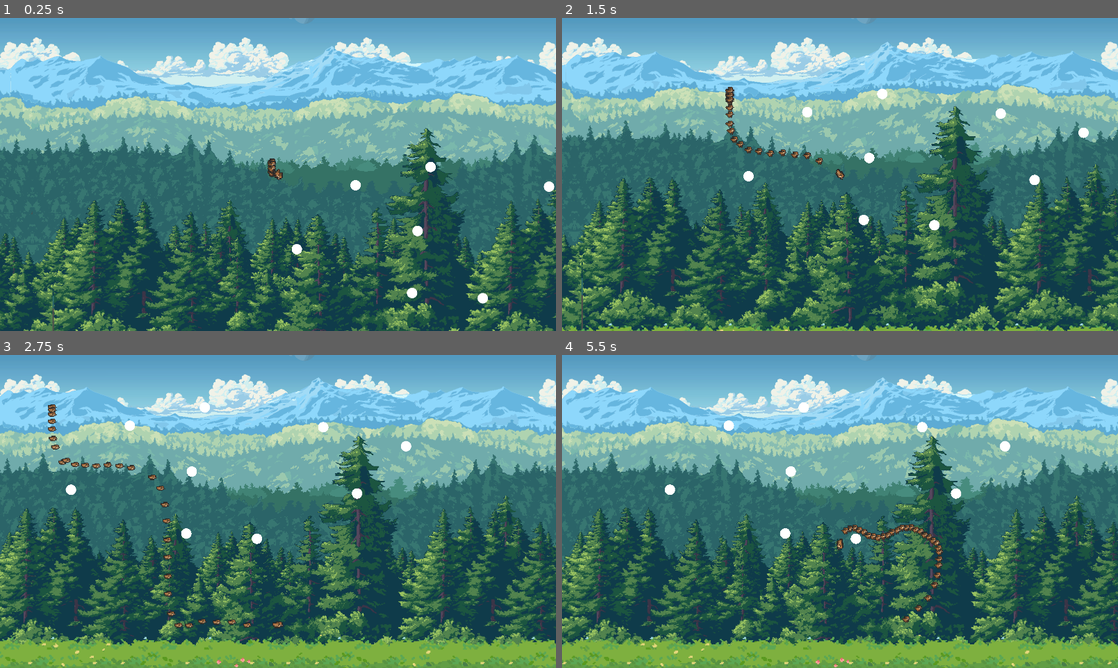
Above: before the commit, frames 1-4 (two rows, left to right).
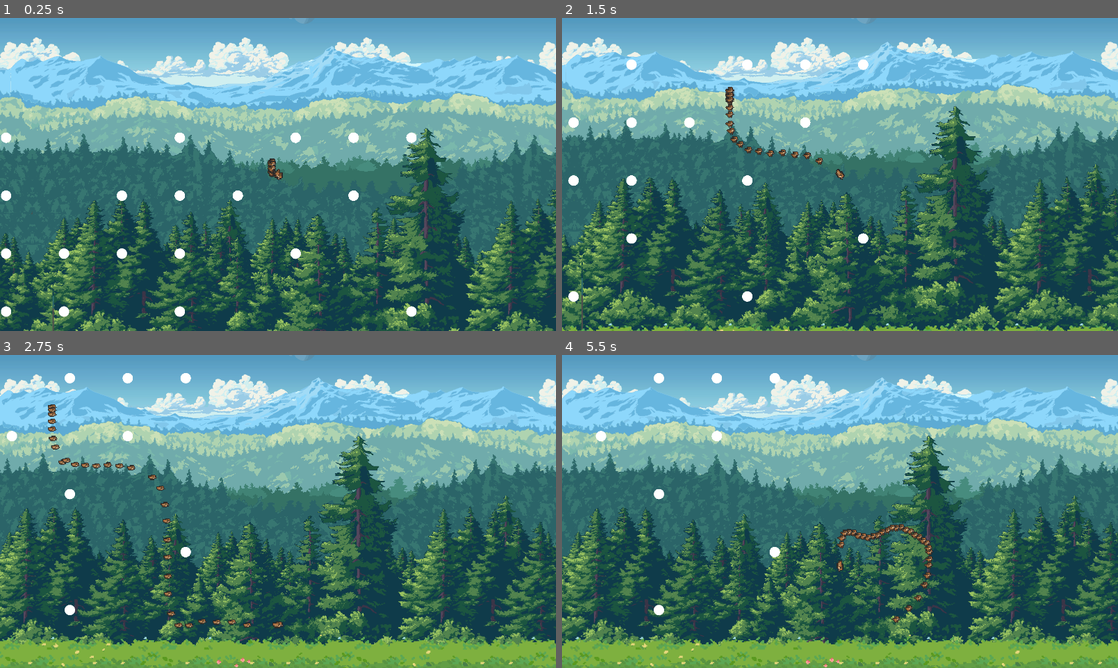
Above: after the commit, the same moments.

Repository: zalt00/sslip2
Game: Godot game, scene res://bird_stuff/bird_scene.tscn
The game is run twice, just before and just after one commit, with the same random seed, the same clock (stepped at 60 frames per second) and the same inputs. This scene is started directly instead of the project's main scene.
Inputs (mouse positions are in pixels of both pictures, inside the frame that each line leads up to):
- Up to frame 1 (0.25 s): no input
- Up to frame 2 (1.5 s): move the mouse to (962, 158) at 0.52 s; hold D (move_right) 0.53-1.28 s; right-click (962, 158) at 0.6 s; move the mouse to (728, 190) at 1.27 s; hold S (move_down) from 1.28 s (still down); click (728, 190) at 1.35 s
- Up to frame 3 (2.75 s): move the mouse to (333, 442) at 2.02 s; release S (move_down) at 2.03 s; hold D (move_right) from 2.03 s (still down); right-click (333, 442) at 2.1 s
- Up to frame 4 (5.5 s): move the mouse to (812, 574) at 2.77 s; release D (move_right) at 2.78 s; hold W (move_up) 2.78-3.53 s; click (812, 574) at 2.85 s; move the mouse to (1006, 558) at 3.52 s; hold A (move_left) 3.53-5.03 s; right-click (1006, 558) at 3.6 s; move the mouse to (673, 464) at 4.27 s; click (673, 464) at 4.35 s; move the mouse to (867, 511) at 5.02 s; hold S (move_down) from 5.03 s (still down); right-click (867, 511) at 5.1 s

The runs differ from the first frame. In frame 1, 1.3% of the frame differs, in the area x 0-100%, y 36-96%; in frame 2, 1.2%; in frame 3, 0.8%; in frame 4, 22%, in the area x 0-100%, y 5-100%.

Commit message:
Adds an enemy spawner

Diff:
--- a/bird_stuff/bird.gd
+++ b/bird_stuff/bird.gd
@@ -1,4 +1,8 @@
 extends CharacterBody2D
+
+signal enemy_killed
+
+@export var enemy_spawner: Node2D
 
 @onready var chick_scene = preload("res://bird_stuff/chick.tscn")
 #@onready var collision_polygon_2d: CollisionPolygon2D = $Area2D/CollisionPolygon2D
@@ -115,8 +119,9 @@
 
 	for body in $Area2D.get_overlapping_bodies():
 		if is_instance_of(body, Mechant):
+			enemy_killed.emit(body)
 			body.queue_free()
-			velocity += velocity.normalized() * 50.
+			velocity += velocity.normalized() * 25.
 
 			if !$flap_small.is_playing():
 				$flap_small.pitch_scale = randf_range(0.9, 1.1)
--- a/bird_stuff/bird_scene.tscn
+++ b/bird_stuff/bird_scene.tscn
@@ -2,7 +2,7 @@
 
 [ext_resource type="PackedScene" uid="uid://damtoyykw2oh0" path="res://bird_stuff/bird.tscn" id="1_f3jpm"]
 [ext_resource type="PackedScene" uid="uid://habmaxiu65e1" path="res://bird_stuff/parallax_background.tscn" id="2_ne2dn"]
-[ext_resource type="PackedScene" uid="uid://dnv75xiahetys" path="res://bird_stuff/mechant.tscn" id="9_hul3y"]
+[ext_resource type="PackedScene" uid="uid://bqpd7u37258pa" path="res://bird_stuff/enemy_spawner.tscn" id="4_1mmr7"]
 
 [node name="BirdScene" type="Node2D"]
 
@@ -10,37 +10,15 @@
 position = Vector2(339, 107)
 limit_bottom = 1000
 
-[node name="Bird" parent="." instance=ExtResource("1_f3jpm")]
+[node name="Bird" parent="." node_paths=PackedStringArray("enemy_spawner") instance=ExtResource("1_f3jpm")]
 position = Vector2(339, 107)
+enemy_spawner = NodePath("../EnemySpawner")
 
 [node name="RemoteTransform2D" type="RemoteTransform2D" parent="Bird"]
 remote_path = NodePath("../../Camera2D")
 
 [node name="ParallaxBackground" parent="." instance=ExtResource("2_ne2dn")]
 
-[node name="Node2D2" parent="." instance=ExtResource("9_hul3y")]
-position = Vector2(866, 101)
+[node name="EnemySpawner" parent="." instance=ExtResource("4_1mmr7")]
 
-[node name="Node2D3" parent="." instance=ExtResource("9_hul3y")]
-position = Vector2(821, 322)
-
-[node name="Node2D4" parent="." instance=ExtResource("9_hul3y")]
-position = Vector2(1561, 235)
-
-[node name="Node2D5" parent="." instance=ExtResource("9_hul3y")]
-position = Vector2(802, 536)
-
-[node name="Node2D6" parent="." instance=ExtResource("9_hul3y")]
-position = Vector2(404, 385)
-
-[node name="Node2D7" parent="." instance=ExtResource("9_hul3y")]
-position = Vector2(1046, 554)
-
-[node name="Node2D8" parent="." instance=ExtResource("9_hul3y")]
-position = Vector2(1275, 169)
-
-[node name="Node2D9" parent="." instance=ExtResource("9_hul3y")]
-position = Vector2(1392, 398)
-
-[node name="Node2D" parent="." instance=ExtResource("9_hul3y")]
-position = Vector2(607, 164)
+[connection signal="enemy_killed" from="Bird" to="EnemySpawner" method="_on_bird_enemy_killed"]
--- /dev/null
+++ b/bird_stuff/enemy_spawner.gd
@@ -0,0 +1,23 @@
+extends Node2D
+
+@onready var enemy_scene := preload("res://bird_stuff/mechant.tscn")
+
+var num_enemies = 50
+var enemies := []
+
+func spawn_enemy() -> void:
+	var enemy := enemy_scene.instantiate()
+	enemy.position.x = randf_range(Global.limit_left, Global.limit_right)
+	enemy.position.x -= fmod(enemy.position.x, 200.)
+	enemy.position.y = randf_range(Global.limit_up, Global.limit_down)
+	enemy.position.y -= fmod(enemy.position.y, 200.)
+	add_child(enemy)
+	enemies.push_back(enemy)
+
+func _ready() -> void:
+	for i in range(num_enemies):
+		spawn_enemy()
+
+func _on_bird_enemy_killed(enemy) -> void:
+	enemies.erase(enemy)
+	spawn_enemy()
--- /dev/null
+++ b/bird_stuff/enemy_spawner.tscn
@@ -0,0 +1,6 @@
+[gd_scene load_steps=2 format=3 uid="uid://bqpd7u37258pa"]
+
+[ext_resource type="Script" uid="uid://bmtkcr6tw1gi2" path="res://bird_stuff/enemy_spawner.gd" id="1_s6exe"]
+
+[node name="EnemySpawner" type="Node2D"]
+script = ExtResource("1_s6exe")
--- /dev/null
+++ b/bird_stuff/global.gd
@@ -0,0 +1,6 @@
+extends Node
+
+var limit_left := -1000.
+var limit_right := 1000.
+var limit_up = 0.
+var limit_down = 900.
--- a/project.godot
+++ b/project.godot
@@ -14,6 +14,10 @@
 run/main_scene="uid://brhcr5gqavbjw"
 config/features=PackedStringArray("4.4", "Forward Plus")
 config/icon="res://icon.svg"
+
+[autoload]
+
+Global="*res://bird_stuff/global.gd"
 
 [display]
 
Not shown, added: bird_stuff/enemy_spawner.gd.uid
Not shown, added: bird_stuff/global.gd.uid
